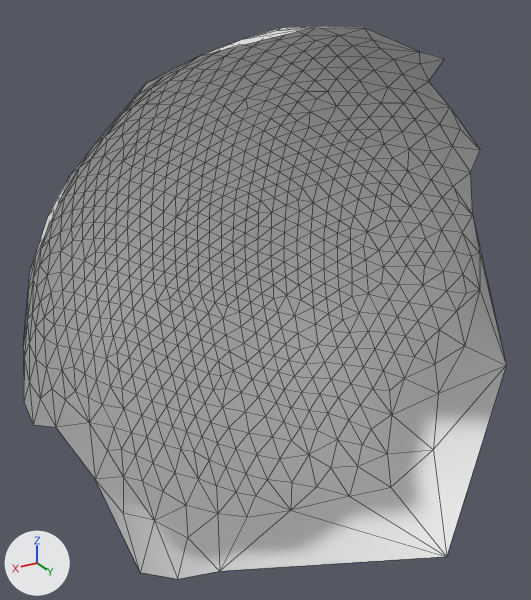
A saved change to the OBJ model res/final/onecam_fullvolume/cleanedup/FullVolium.000346.obj.
The view is the same before and after, from a 50 mm camera at (472.0, 759.1, 466.4) aimed at (369.5, 588.2, 381.0). The lights are fixed; the arrows at lower left show +X, +Y and +Z. Mesh edges are drawn as thin lines. Where no turn or scale is listed for an object, it has been applied to the vertices.

Objects in the first picture: 'FullVolium.000346'.
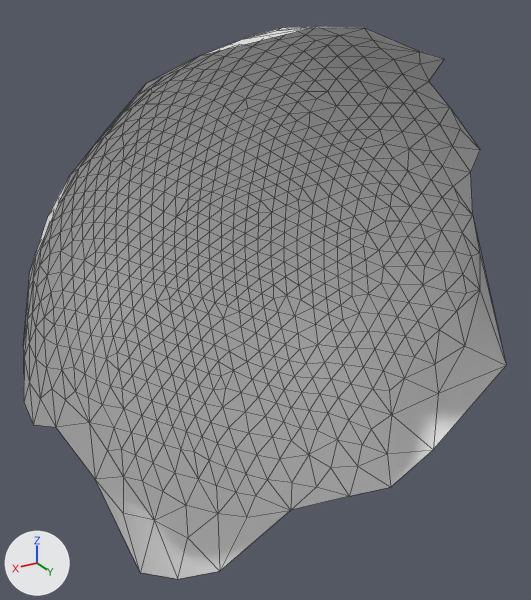
Location of each change, (x1, y1, x2, y2) in pixels of the pictures (531 x 600 px):
part 1 of me_fullvolium_000346, deleted
    before: (220, 366, 506, 571)

The change, as a list of edits to the scene's bpy script:
```text
Change me_fullvolium_000346:
    where me_fullvolium_000346.from_pydata(...)  # 746 vertices, 1466 faces; spans x 293.0..443.0, y 543.0..635.0, z 304.0..458.0
    used by ob_fullvolium_000346; location = (0.0, 0.0, 0.0)
    verts and faces of me_fullvolium_000346; kept vertices keep their numbers, new ones are numbered from 746
    before: 694 (344.0, 601.0, 309.0) at pixel (349, 496), 719 (332.0, 608.0, 312.0) at pixel (390, 487), 729 (319.0, 612.0, 324.0) at pixel (433, 449), 731 (364.0, 596.0, 308.0) at pixel (290, 510), 734 (397.0, 608.0, 308.0) at pixel (219, 571)
    before: 742 (297.0, 618.0, 353.0) at pixel (506, 365), 745 (332.0, 635.0, 304.0) at pixel (446, 556)
    me_fullvolium_000346 part 1
    add delete_vertices([745])  # with the faces that use them
```
